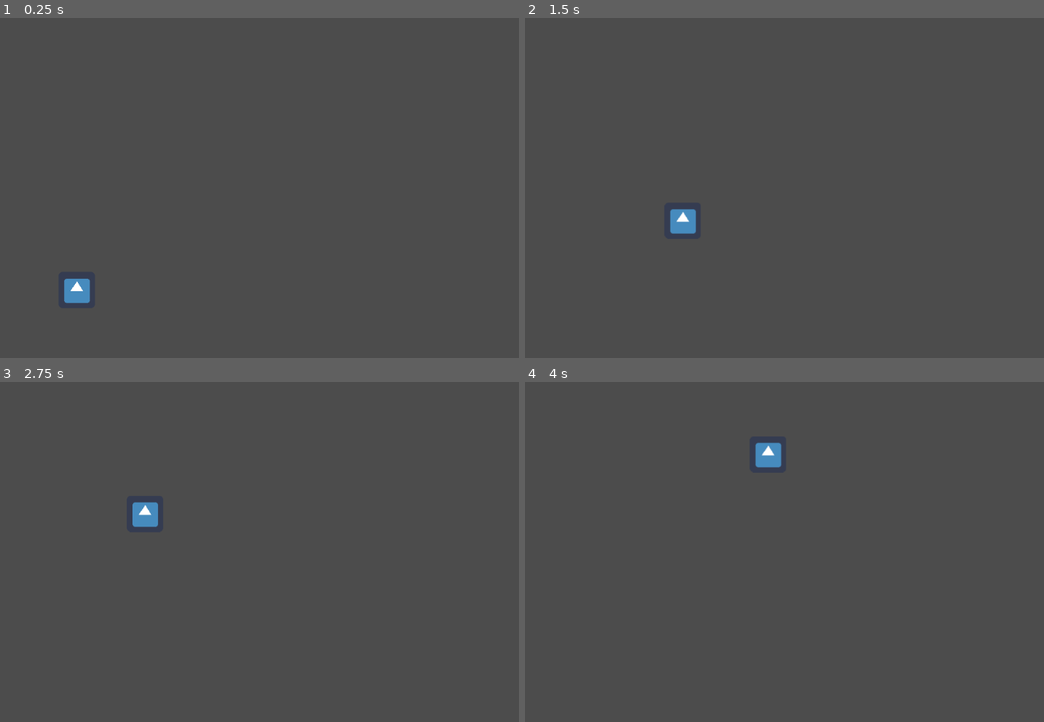
Above: before the commit, frames 1-4 (two rows, left to right).
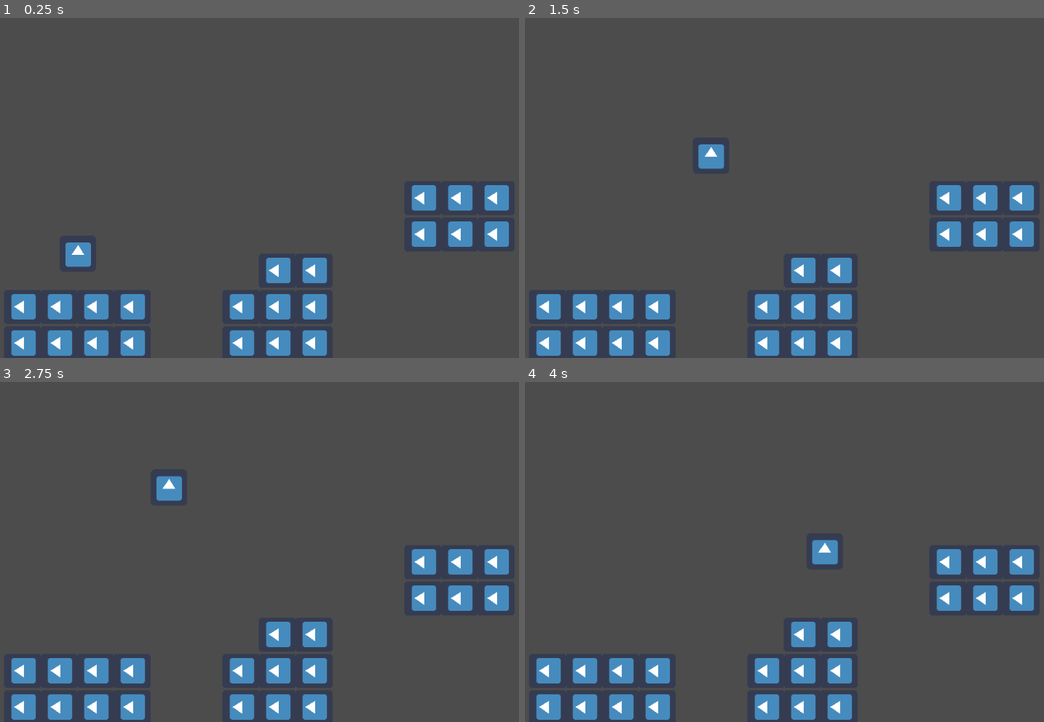
Above: after the commit, the same moments.

Repository: Anotinas/ScienceGamejam
Game: Godot game, scene res://src/Game.tscn
Same seed, same stepped clock (60 frames per second), same inputs: the game is played once before the commit and once after it. The engine's default icon, where the game draws it, is replaced by a stand-in: a white triangle on a blue panel in a dark square.
Inputs:
- Up to frame 1 (0.25 s): no input
- Up to frame 2 (1.5 s): hold W (up) 0.53-1.28 s; hold D (right) from 0.53 s (still down); tap W (up) at 1.35 s
- Up to frame 3 (2.75 s): tap W (up) at 1.52, 1.82 s; release D (right) at 2.03 s; hold A (left) from 2.03 s (still down); hold W (up) from 2.03 s (still down)
- Up to frame 4 (4 s): release A (left) at 2.78 s; release W (up) at 2.78 s; hold D (right) from 2.78 s (still down); tap W (up) at 2.85, 3.02, 3.32 s; hold W (up) from 3.53 s (still down)

The runs differ from the first frame. In frame 1, 8.4% of the frame differs, in the area x 2-99%, y 49-100%; in frame 2, 8.5%; in frame 3, 8.5%; in frame 4, 8.5%, in the area x 2-99%, y 17-100%.

Commit message:
Initial jumping and platforms

Diff:
--- a/KinematicBody2D.gd
+++ /dev/null
@@ -1,16 +0,0 @@
-extends KinematicBody2D
-
-
-# Declare member variables here. Examples:
-# var a = 2
-# var b = "text"
-
-
-# Called when the node enters the scene tree for the first time.
-func _ready():
-	pass # Replace with function body.
-
-
-# Called every frame. 'delta' is the elapsed time since the previous frame.
-#func _process(delta):
-#	pass
--- a/RigidBody2D.gd
+++ /dev/null
@@ -1,16 +0,0 @@
-extends RigidBody2D
-
-
-# Declare member variables here. Examples:
-# var a = 2
-# var b = "text"
-
-
-# Called when the node enters the scene tree for the first time.
-func _ready():
-	pass # Replace with function body.
-
-
-# Called every frame. 'delta' is the elapsed time since the previous frame.
-#func _process(delta):
-#	pass
--- a/src/Game.tscn
+++ b/src/Game.tscn
@@ -1,12 +1,45 @@
-[gd_scene load_steps=3 format=2]
+[gd_scene load_steps=6 format=2]
 
 [ext_resource path="res://src/PlayerCharacter.tscn" type="PackedScene" id=1]
 [ext_resource path="res://src/scripts/Camera2D.gd" type="Script" id=2]
+[ext_resource path="res://icon.png" type="Texture" id=3]
+
+[sub_resource type="ConvexPolygonShape2D" id=2]
+points = PoolVector2Array( 60, 65, 0, 65, 0, 0, 60, 0 )
+
+[sub_resource type="TileSet" id=1]
+0/name = "icon.png 0"
+0/texture = ExtResource( 3 )
+0/tex_offset = Vector2( 0, 0 )
+0/modulate = Color( 1, 1, 1, 1 )
+0/region = Rect2( 2, -1, 60, 66 )
+0/tile_mode = 0
+0/occluder_offset = Vector2( 0, 0 )
+0/navigation_offset = Vector2( 0, 0 )
+0/shape_offset = Vector2( 0, 0 )
+0/shape_transform = Transform2D( 1, 0, 0, 1, 0, 0 )
+0/shape = SubResource( 2 )
+0/shape_one_way = false
+0/shape_one_way_margin = 1.0
+0/shapes = [ {
+"autotile_coord": Vector2( 0, 0 ),
+"one_way": false,
+"one_way_margin": 1.0,
+"shape": SubResource( 2 ),
+"shape_transform": Transform2D( 1, 0, 0, 1, 0, 0 )
+} ]
+0/z_index = 0
 
 [node name="Game" type="Node2D"]
 
 [node name="PlayerCharacter" parent="." instance=ExtResource( 1 )]
+position = Vector2( 2, -84 )
 
 [node name="Camera2D" type="Camera2D" parent="."]
 position = Vector2( 377, -180 )
 script = ExtResource( 2 )
+
+[node name="Terrain" type="TileMap" parent="."]
+tile_set = SubResource( 1 )
+format = 1
+tile_data = PoolIntArray( -196599, -1073741824, 0, -196598, -1073741824, 0, -196597, -1073741824, 0, -131063, -1073741824, 0, -131062, -1073741824, 0, -131061, -1073741824, 0, -65531, -1073741824, 0, -65530, -1073741824, 0, 65534, -1073741824, 0, 65535, -1073741824, 0, 0, -1073741824, 0, 1, -1073741824, 0, 4, -1073741824, 0, 5, -1073741824, 0, 6, -1073741824, 0, 131070, -1073741824, 0, 131071, -1073741824, 0, 65536, -1073741824, 0, 65537, -1073741824, 0, 65540, -1073741824, 0, 65541, -1073741824, 0, 65542, -1073741824, 0 )
--- a/src/scripts/PlayerCharacter.gd
+++ b/src/scripts/PlayerCharacter.gd
@@ -1,29 +1,29 @@
 extends KinematicBody2D
 
 
-# Declare member variables here. Examples:
-var speed = 150
-# var b = "text"
+const GRAVITY = 600
+const WALK_SPEED = 200
+const JUMP_FORCE = 500
+
+var velocity = Vector2()
+var screen_size
 
 
-# Called when the node enters the scene tree for the first time.
 func _ready():
-
-	pass # Replace with function body.
+	screen_size = get_viewport_rect().size
 
 
-# Called every frame. 'delta' is the elapsed time since the previous frame.dw
-func _process(delta):
-	var movement : Vector2
+func _physics_process(delta):
+	velocity.y += delta * GRAVITY
 
-	if(Input.is_action_pressed("right")):
-		movement.x = speed * delta
-	elif(Input.is_action_pressed("left")):
-		movement.x = -(speed * delta)
+	if Input.is_action_pressed("left"):
+		velocity.x = -WALK_SPEED
+	elif Input.is_action_pressed("right"):
+		velocity.x = WALK_SPEED
+	else:
+		velocity.x = lerp(velocity.x, 0, 0.1)
 
-	if(Input.is_action_pressed("up")):
-		movement.y = -(speed * delta)
-	else:
-		pass
+	if Input.is_action_pressed("up") and is_on_floor():
+		velocity.y = -JUMP_FORCE
 
-	move_and_collide(movement)
+	velocity = move_and_slide(velocity, Vector2.UP)
